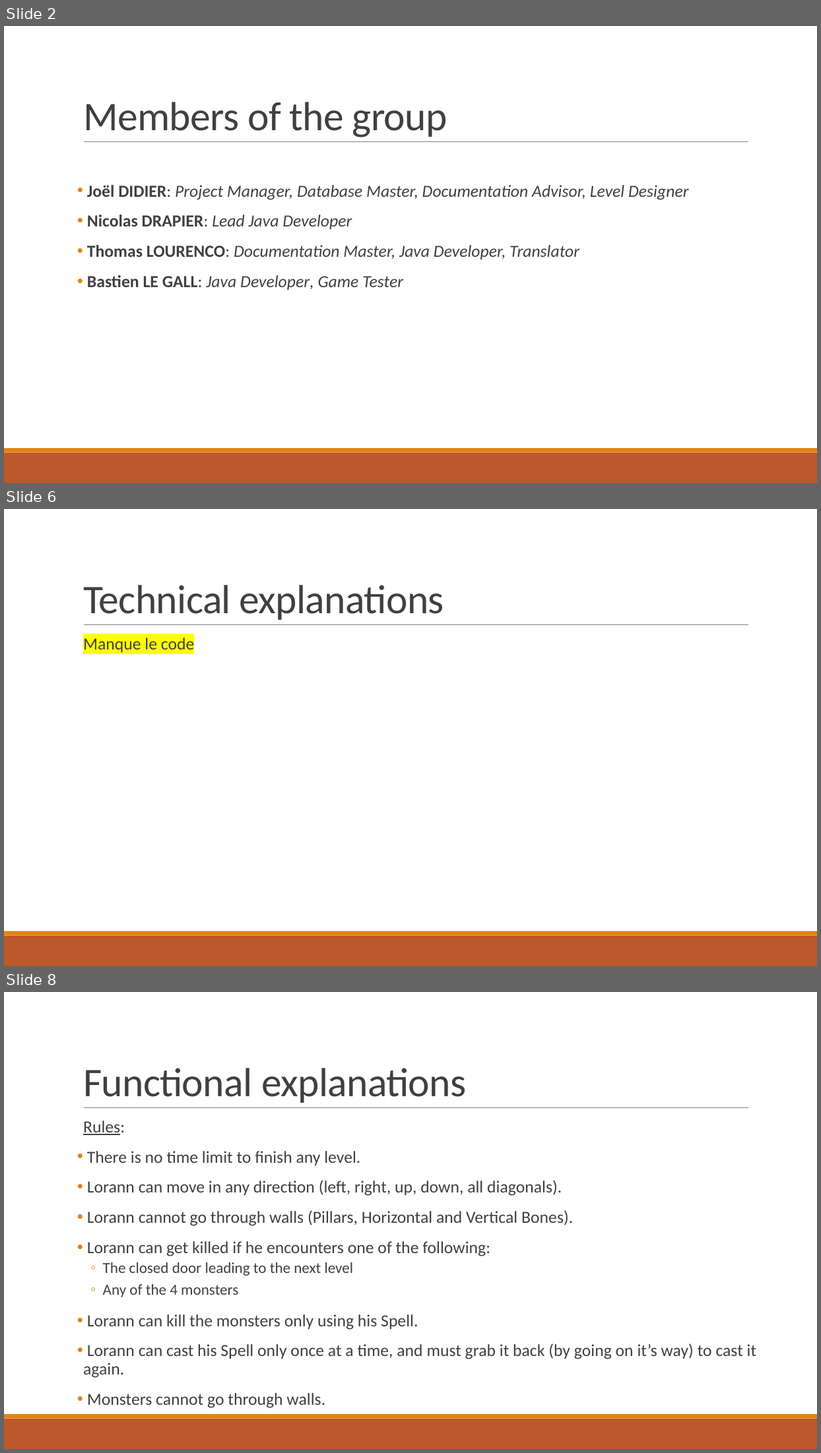
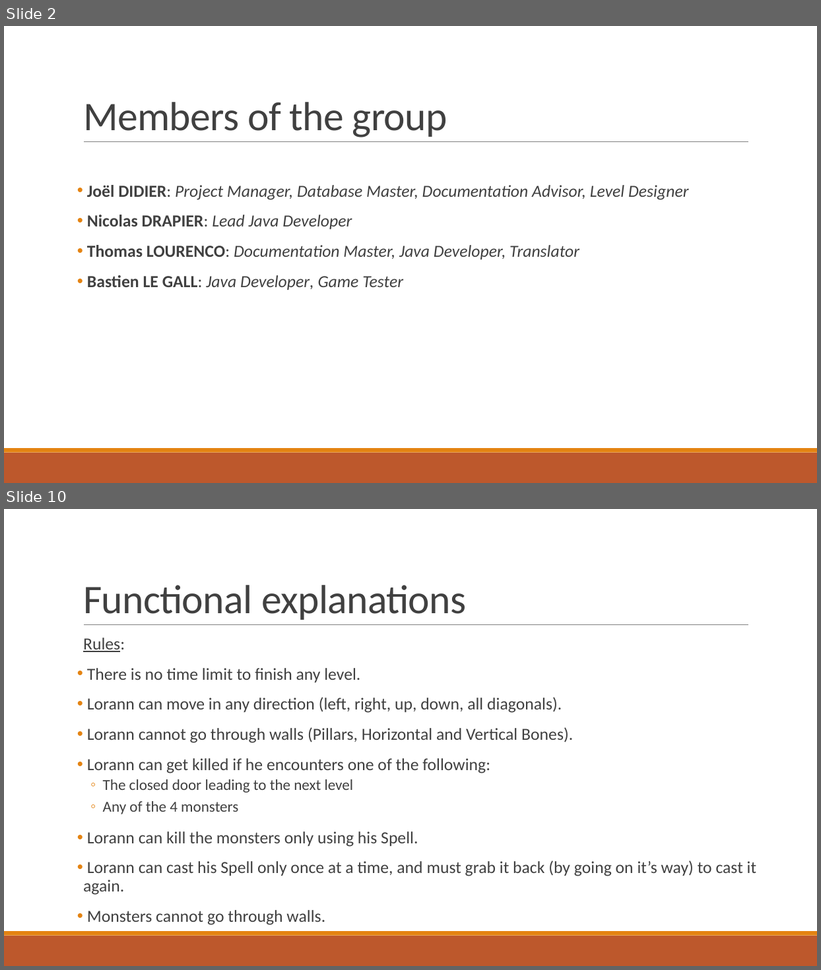
Before and after one commit to Studisys/Lorann-Java-Project----Exia-CESI-A1, a slide deck: Deliverables/Lorann - PowerPoint.pptx. Shown one above the other, each under a label of ours: slides 2, 6 and 8 before the commit, slides 2 and 10 after it; the slides between them are not shown. The pictures are 821x1453 and 821x970 pixels, drawn with LibreOffice and Linux fonts; fonts in the diff are those of the drawing. Boxes give left, top, right and bottom in pixels: in the first picture for what was removed or moved away, otherwise in the second. Text is boxed around its words. In the diff, an @@ line names an element or a change of style, - is before the commit and + after.

```diff
--- a/Deliverables/Lorann - PowerPoint.pptx
+++ b/Deliverables/Lorann - PowerPoint.pptx
@@ slide 6 removed at box(4, 509, 817, 966), background #FFFFFF; not listed: 3 template elements that a slide beside it also shows @@
@@ title removed at box(83, 585, 444, 620) @@
-Technical explanations
@@ text removed at box(83, 638, 194, 652) @@
-  Manque le code
@@ what was slide 8 is now slide 10 @@
```
Also in this commit, not shown: 5 slides changed, 4 slides added, 1 other slide removed, 1 other file.
